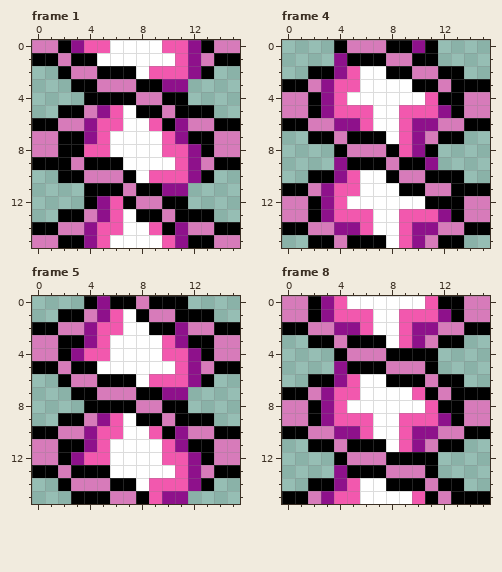
File history of a pixel-art file, Assets/Art/Aseprite/Refined Laser.aseprite. The picture above is the old version.
16x16 pixels, 8 frames. Shown: frame 1, frame 4, frame 5, frame 8. The commit also changed other frames, which this record leaves out.
The result:
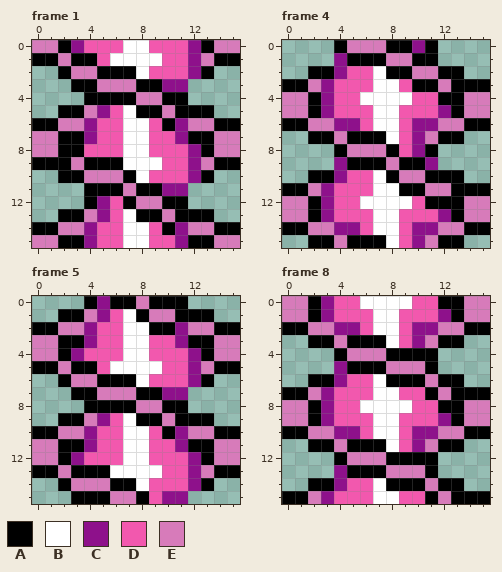
Palette (. is transparent): A #000000  B #ffffff  C #8e118b  D #f258ae  E #d77bba
The exact change:
Frame 1, layer "Layer 1":
y 0: x 6 B -> D; x 9 B -> D
y 1: x 5 B -> D; x 10 B -> D
y 7..8: x 6 B -> D; x 9 B -> D
y 9: x 10 B -> D
y 15: x 6 B -> D; x 9 B -> D
Frame 4, layer "Layer 1":
y 2: x 6 B -> D
y 3: x 6 B -> D; x 9 B -> D
y 4: x 5 B -> D; x 10 B -> D
y 10..11: x 6 B -> D
y 12: x 5 B -> D; x 10 B -> D
Frame 5, layer "Layer 1":
y 3..4: x 6 B -> D; x 9 B -> D
y 5: x 5 B -> D; x 10 B -> D
y 11..12: x 6 B -> D; x 9 B -> D
y 13: x 10 B -> D
Frame 8, layer "Layer 1":
y 0: x 5 B -> D; x 10 B -> D
y 6: x 6 B -> D
y 7: x 6 B -> D; x 9 B -> D
y 8: x 5 B -> D; x 10 B -> D
y 14: x 6 B -> D
y 15: x 6 B -> D; x 9 B -> D
